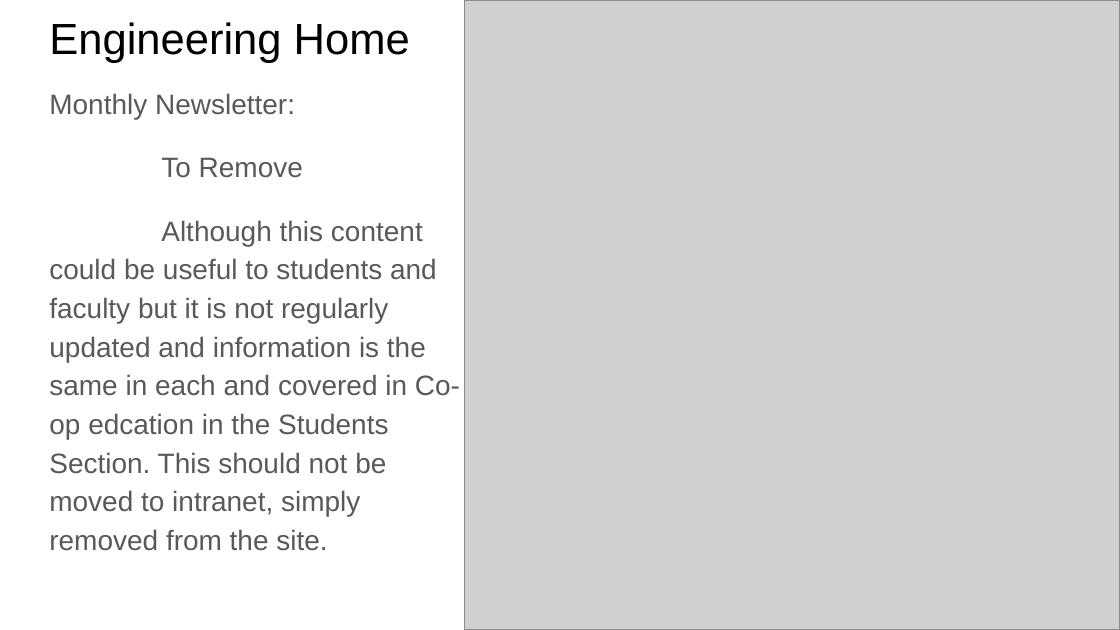
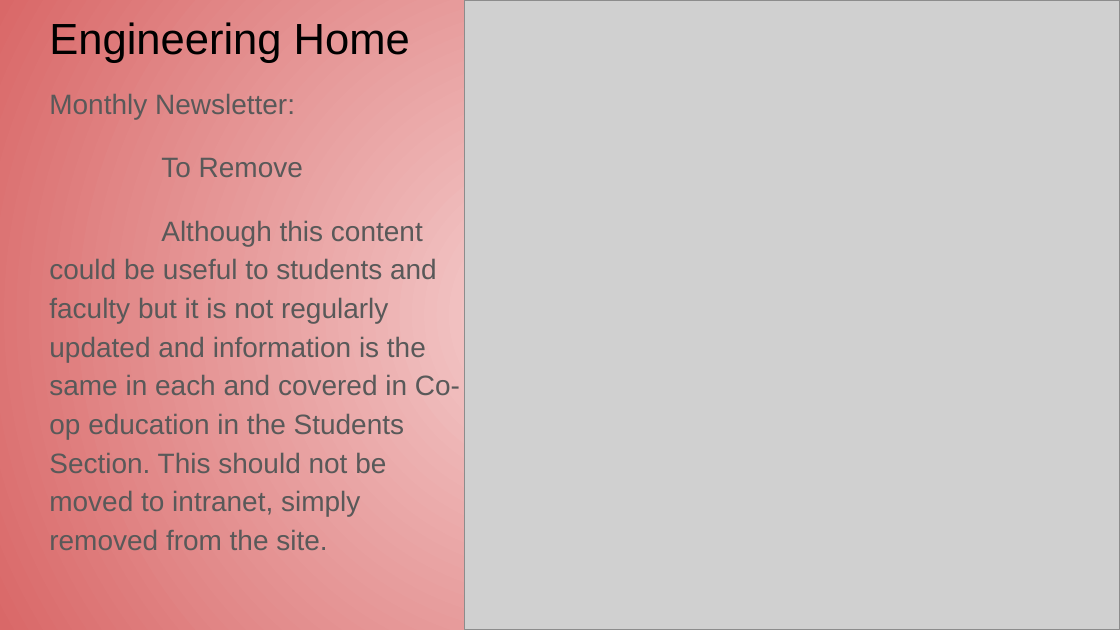
Before and after one commit to AveryCameronUofR/ENSE-374, a slide deck: slide 11 of Milestone 2/ENSE 374 Milestone 2.pptx. Drawn at 1120x630 pixels with LibreOffice and Linux fonts; fonts in the diff are those of the drawing; grey boxes stand for pictures. Boxes give left, top, right and bottom in pixels: in the first picture for what was removed or moved away, otherwise in the second. Text is boxed around its words. In the diff, an @@ line names an element or a change of style, - is before the commit and + after.

```diff
--- a/Milestone 2/ENSE 374 Milestone 2.pptx
+++ b/Milestone 2/ENSE 374 Milestone 2.pptx
@@ background #FFFFFF to gradient #F5D0D0 to #D96868 @@
@@ text at <box>49,220,460,550</box>: text changed @@
-Although this content could be useful to students and faculty but it is not regularly updated and information is the same in each and covered in Co-op edcation in the Students Section. This should not be moved to intranet, simply removed from the site.
+Although this content could be useful to students and faculty but it is not regularly updated and information is the same in each and covered in Co-op education in the Students Section. This should not be moved to intranet, simply removed from the site.
```
Also in this commit, not shown: 16 other slides changed.
